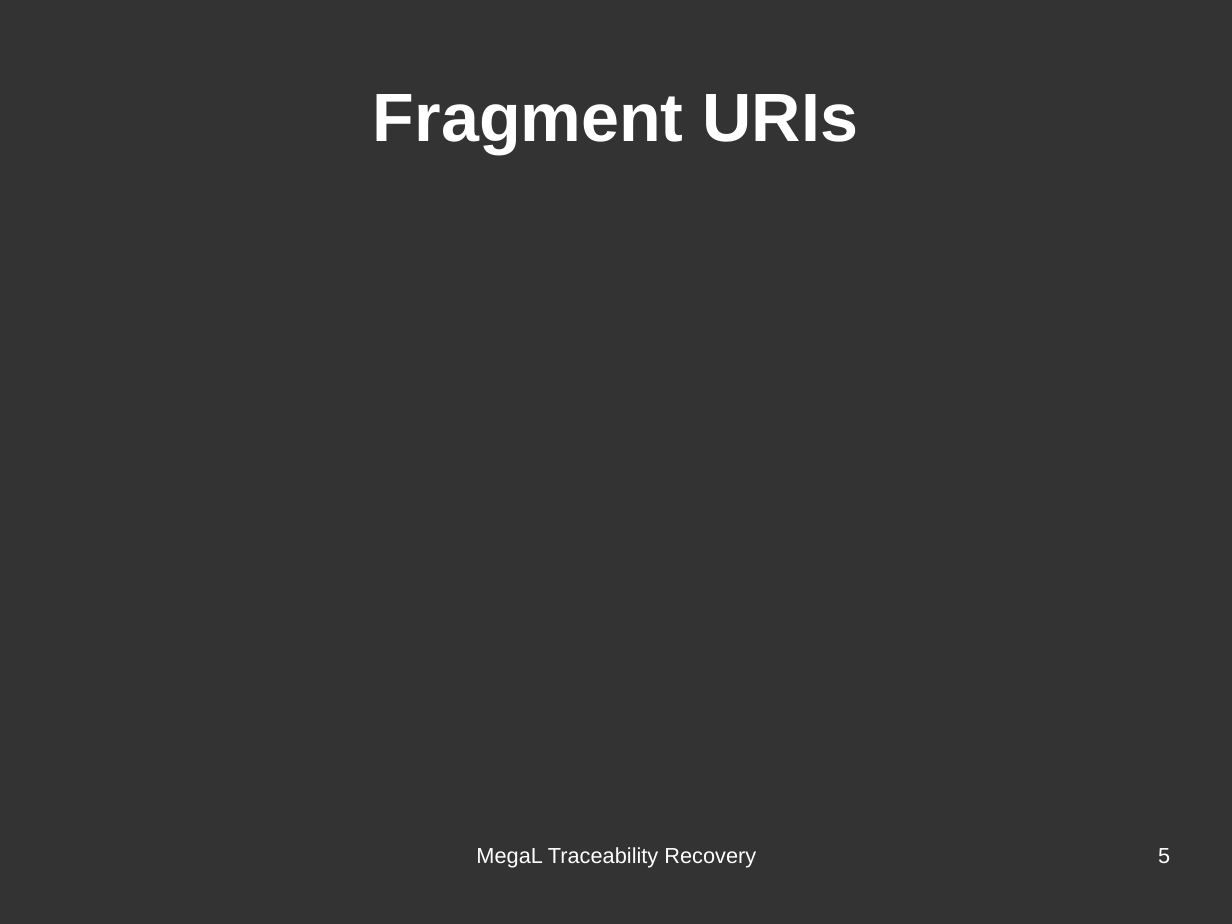
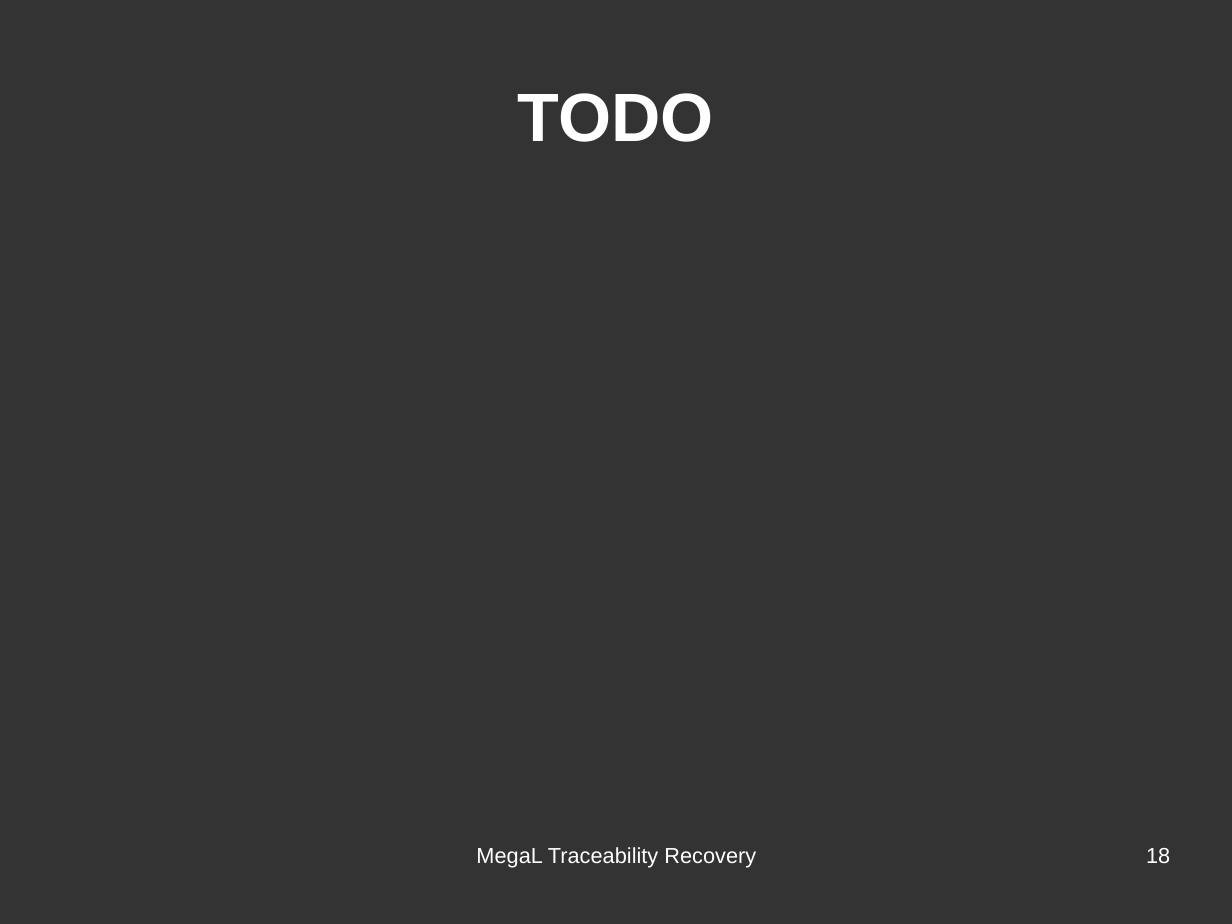
Before and after one commit to hayasam/megal-tr, a slide deck: slide 18 of slides/meeting-2016-06-28/meeting-2016-06-28.odp (slide 5 before the commit). Drawn at 1232x924 pixels with LibreOffice and Linux fonts; fonts in the diff are those of the drawing. Boxes give left, top, right and bottom in pixels: in the first picture for what was removed or moved away, otherwise in the second. Text is boxed around its words. In the diff, an @@ line names an element or a change of style, - is before the commit and + after.

```diff
--- a/slides/meeting-2016-06-28/meeting-2016-06-28.odp
+++ b/slides/meeting-2016-06-28/meeting-2016-06-28.odp
@@ title at box(518, 93, 714, 142): text changed @@
-Fragment URIs
+TODO
@@ page number at box(1146, 848, 1170, 863): text changed @@
-5
+18
```
Also in this commit, not shown: 5 other slides changed, 7 slides added, 12 other files.
